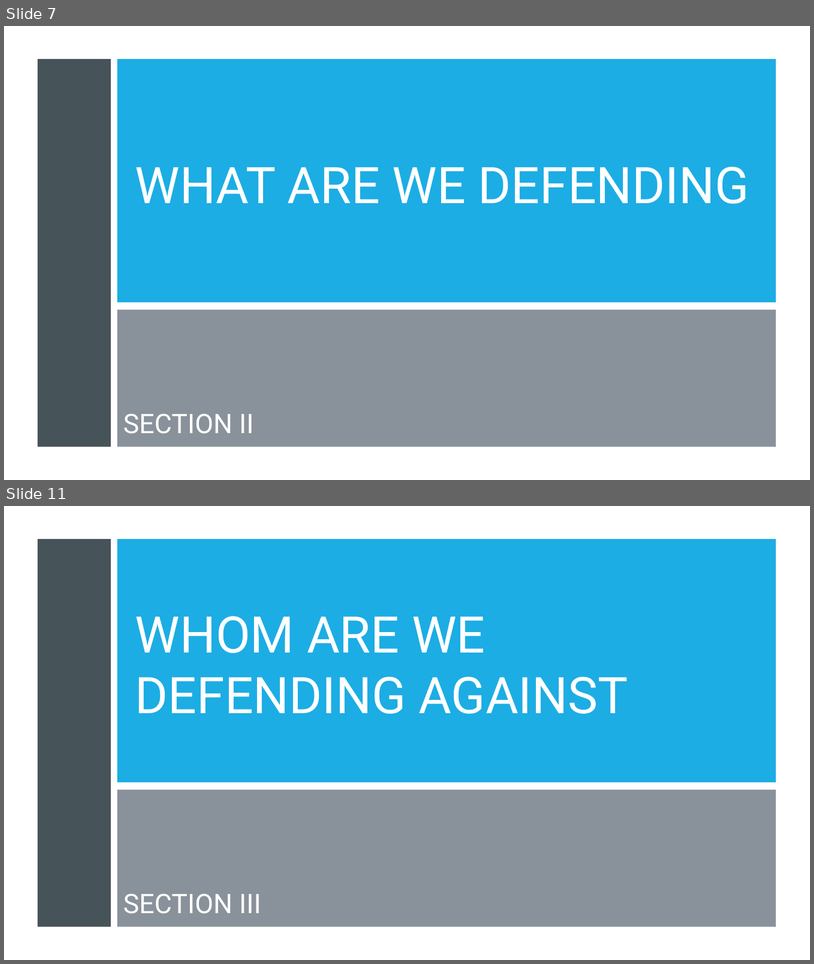
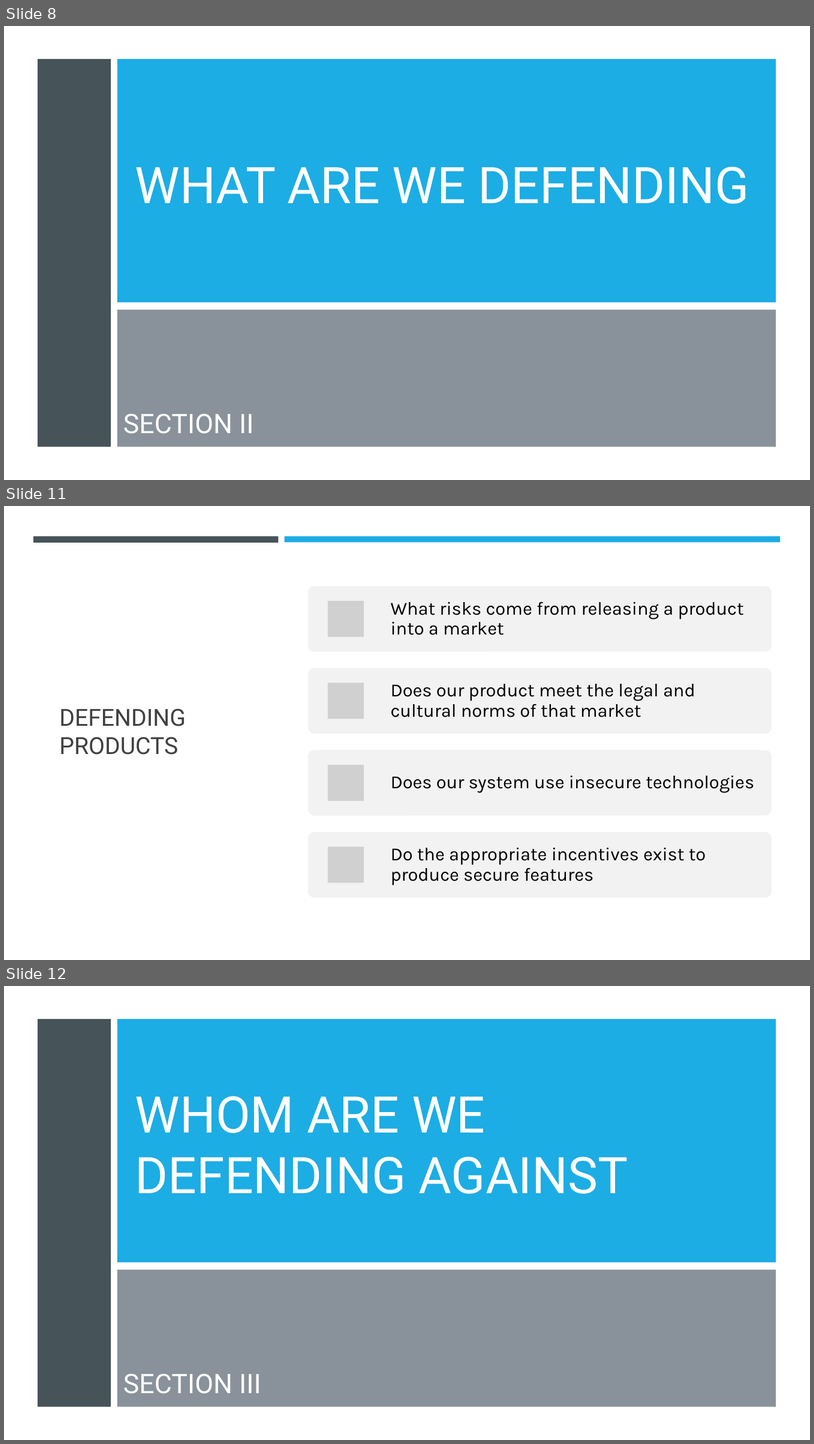
Before and after one commit to dr-natetorious/TIM-8301-Principals_of_CyberSecurity, a slide deck: Week8_OrgNeedsPresentation/BachmeierNTIM8301-8.pptx. Shown one above the other, each under a label of ours: slides 7 and 11 before the commit, slides 8, 11 and 12 after it; the slides between them are not shown. The pictures are 814x964 and 814x1444 pixels, drawn with LibreOffice and Linux fonts; fonts in the diff are those of the drawing; grey boxes stand for pictures. Boxes give left, top, right and bottom in pixels: in the first picture for what was removed or moved away, otherwise in the second. Text is boxed around its words. In the diff, an @@ line names an element or a change of style, - is before the commit and + after.

```diff
--- a/Week8_OrgNeedsPresentation/BachmeierNTIM8301-8.pptx
+++ b/Week8_OrgNeedsPresentation/BachmeierNTIM8301-8.pptx
@@ slide 11 added at (4, 506, 810, 960), background #FFFFFF @@
@@ rectangle added at (4, 506, 810, 960), fill #FFFFFF @@
@@ rectangle added at (33, 536, 279, 542), fill #465359 @@
@@ rectangle added at (285, 536, 781, 542), fill #1CADE4 @@
@@ title added at (59, 708, 186, 754), 28 pt, text #404040 @@
+DEFENDING PRODUCTS
@@ group added at (308, 586, 772, 897): 4 rounded rectangles, 4 pictures, 4 texts @@
+What risks come from releasing a product into a market
+Does our product meet the legal and cultural norms of that market
+Does our system use insecure technologies
+Do the appropriate incentives exist to produce secure features
@@ what was slide 7 is now slide 8 @@
@@ what was slide 11 is now slide 12 @@
```
Also in this commit, not shown: 4 slides changed, 6 other slides added, 6 slides removed, 1 other file.
